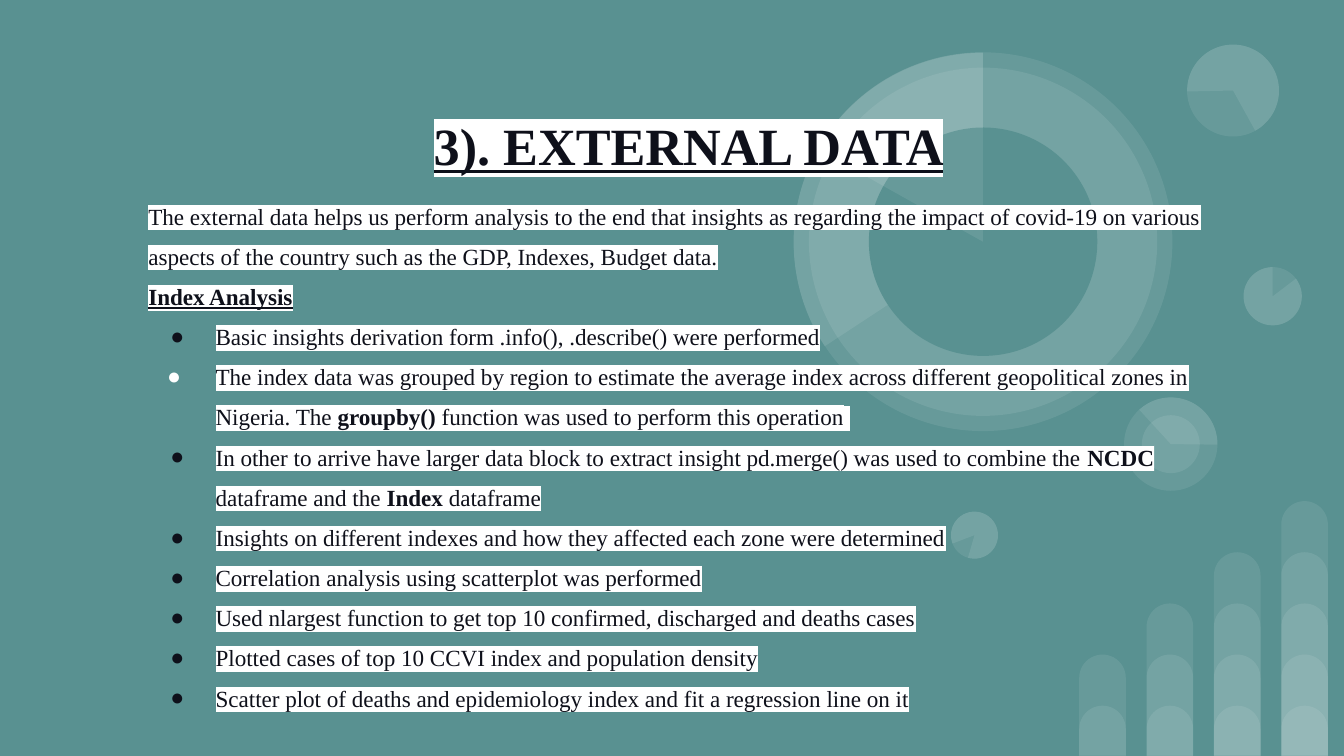
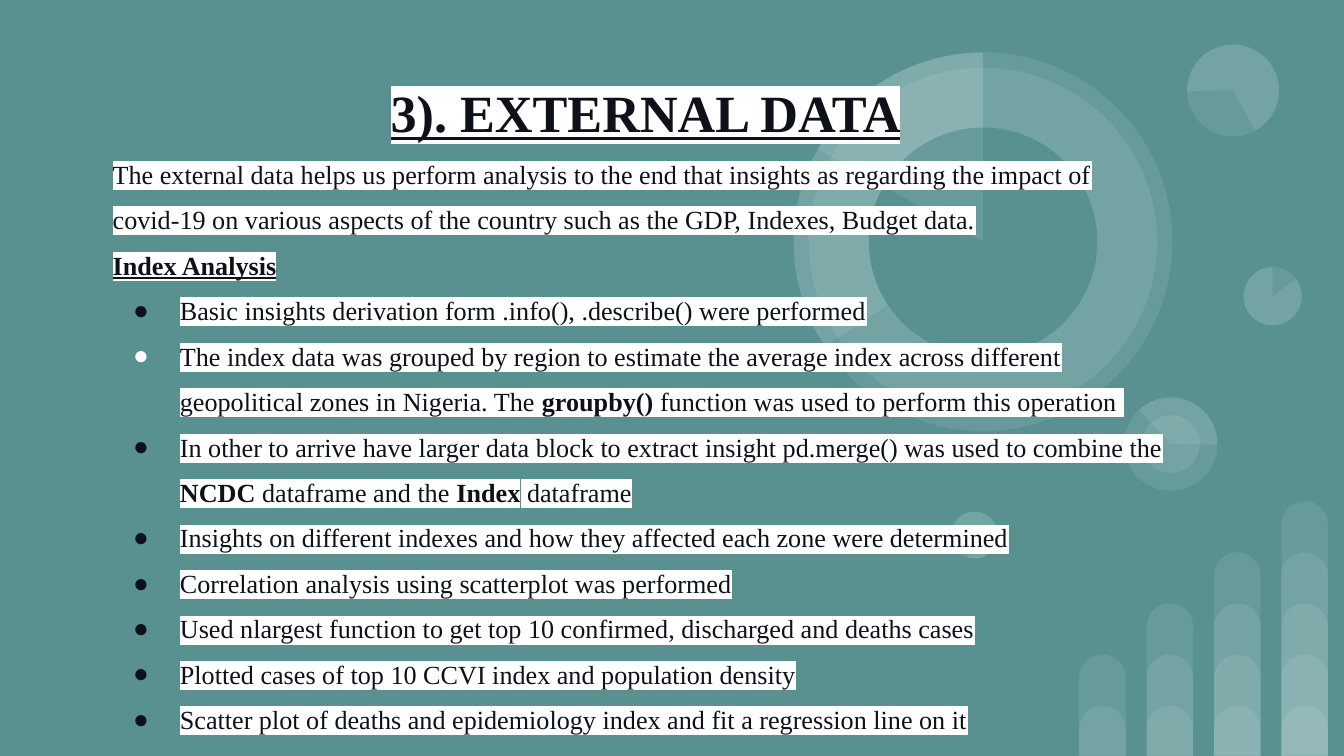
Before and after one commit to Adeleye-Emmanuel/covid19_data_analysis, a slide deck: slide 9 of Covid-19 Executive_Summary.pptx. Drawn at 1344x756 pixels with LibreOffice and Linux fonts; fonts in the diff are those of the drawing. Boxes give left, top, right and bottom in pixels: in the first picture for what was removed or moved away, otherwise in the second. Text is boxed around its words. In the diff, an @@ line names an element or a change of style, - is before the commit and + after.

```diff
--- a/Covid-19 Executive_Summary.pptx
+++ b/Covid-19 Executive_Summary.pptx
@@ title "3). EXTERNAL DATA": place and size @@
-title "3). EXTERNAL DATA" at bbox=[434, 129, 943, 176]
+title "3). EXTERNAL DATA" at bbox=[391, 96, 900, 143]
@@ subtitle "The external data helps us ...": place and size @@
-subtitle "The external data helps us ..." at bbox=[148, 208, 1200, 712]
+subtitle "The external data helps us ..." at bbox=[113, 165, 1162, 690]
@@ subtitle "The external data helps us ..." at bbox=[113, 165, 1162, 690]: size 12.4 to 14 pt; indent changed @@
```
Also in this commit, not shown: 9 other slides changed, 6 slides added, 6 slides removed, 1 other file.
